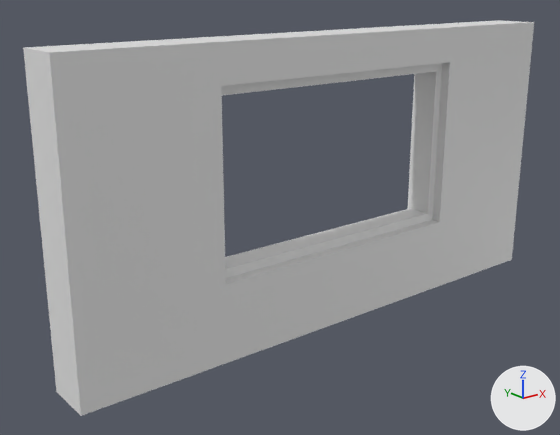
What one commit did to the FBX model Assets/Models/BLwallWindow.fbx.
One viewpoint serves both versions: a 50 mm lens placed at (-10.56, -11.55, 3.88), pointed at (-0.95, 0.47, -0.93). Arrows for +X, +Y and +Z are at lower right; the lights stay in place.

Objects in the first picture: 'wallWindow'.
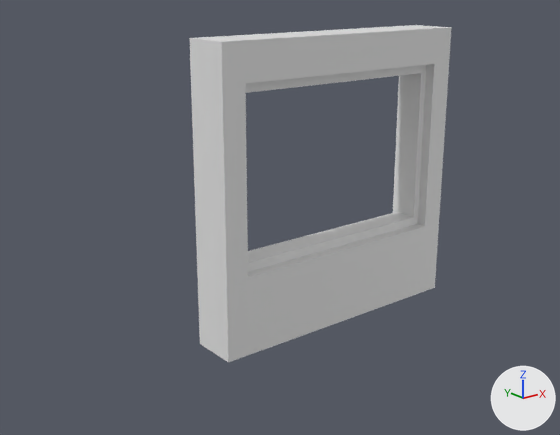
What differs and where, as boxes [x1, y1, x2, y2] in the pictures (560 x 435 px; the box of a moved part takes in the faces that stretch with it):
'wallWindow', reshaped, rescaled (48% narrower, 15% shorter): before [23, 20, 534, 416]; after [189, 25, 452, 362]
part 1 of me_cube_026, moved or reshaped: before [23, 38, 228, 416]; after [189, 37, 249, 362]
part 2 of me_cube_026, moved or reshaped: before [424, 20, 534, 287]; after [409, 25, 452, 292]

What changed in the scene script:
```text
Change me_cube_026:
    where me_cube_026.from_pydata(...)  # 64 vertices, 64 faces; spans x -6.0..6.0, y -0.5..0.5, z -3.2..2.8
    used by ob_wallwindow; location = (0.0, 0.0, 0.0)
    me_cube_026 part 1: all 10 vertices in x -6.0, y -0.5..0.5, z -3.2..2.8 are moved by (2.41, 0.0, 0.0)
    me_cube_026 part 2: all 10 vertices in x 6.0, y -0.5..0.5, z -3.2..2.8 are moved by (-2.41, 0.0, 0.0)
Change ob_wallwindow:
    ob_wallwindow.scale: (1.0, 1.0, 1.0) -> (0.83, 1.0, 1.0)
```
